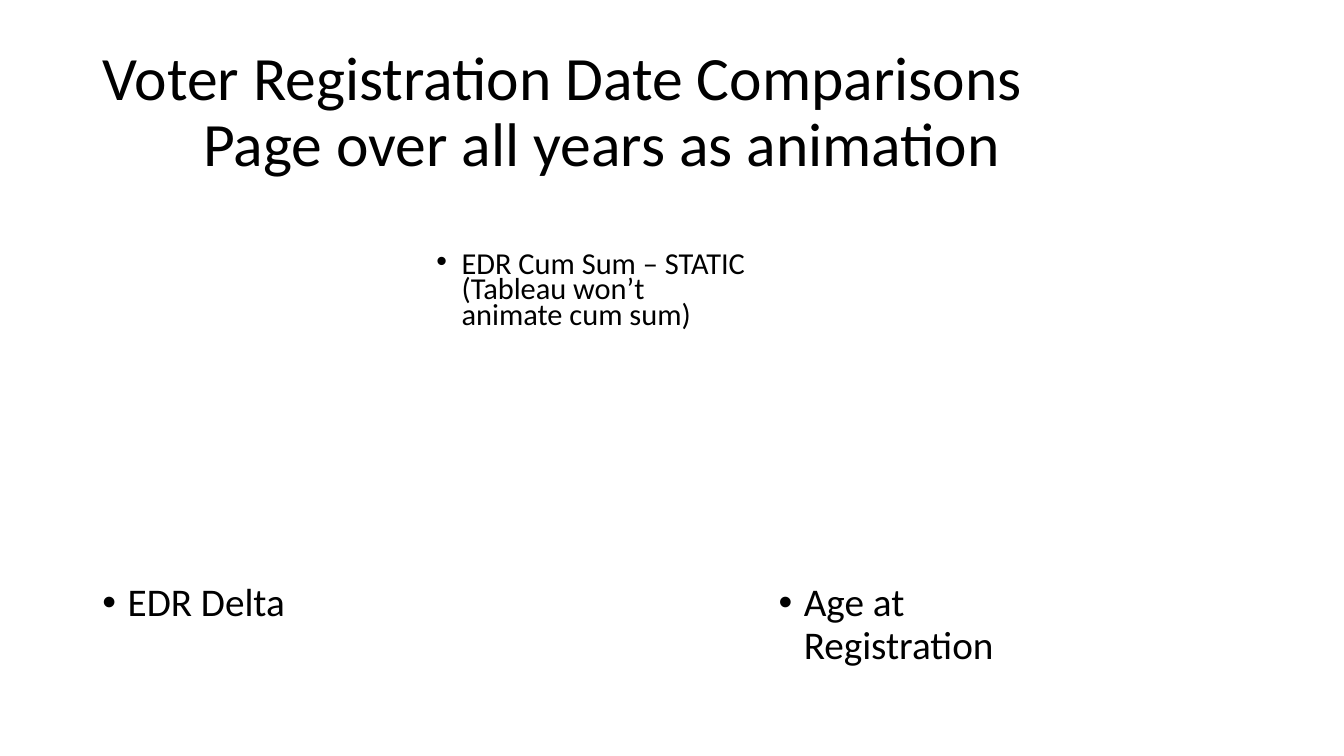
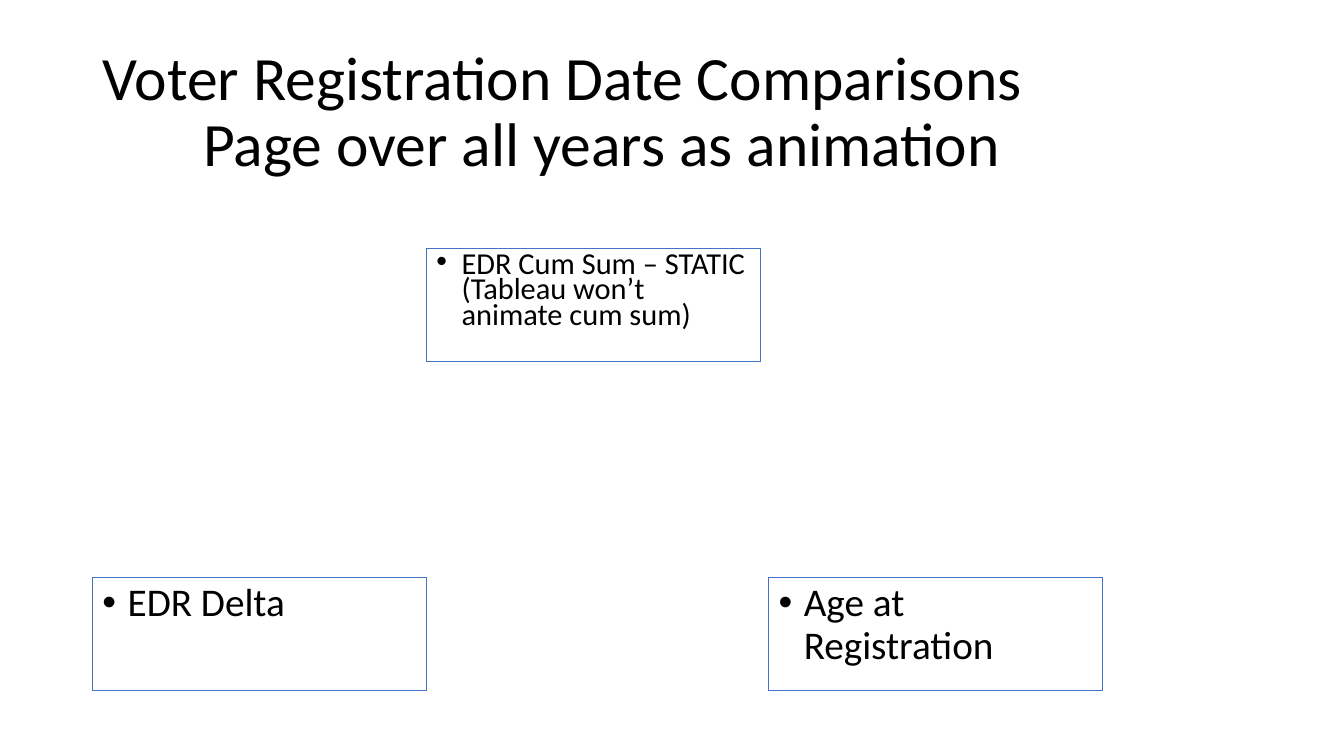
Before and after one commit to emigre459/TXVoterRolls, a slide deck: slide 3 of Viz_Storyboard.pptx. Drawn at 1344x756 pixels with LibreOffice and Linux fonts; fonts in the diff are those of the drawing. Boxes give left, top, right and bottom in pixels: in the first picture for what was removed or moved away, otherwise in the second. Text is boxed around its words. In the diff, an @@ line names an element or a change of style, - is before the commit and + after.

Commit message:
design: Create pre-feedback Tableau story and document design choices

```diff
--- a/Viz_Storyboard.pptx
+++ b/Viz_Storyboard.pptx
@@ 2 rectangles, 1 text: place and size @@
-2 rectangles, 1 text at <box>128,254,994,666</box>
+2 rectangles, 1 text at <box>93,249,1102,691</box>
@@ outline none to #4472C4 0.75 pt in 3 elements at <box>93,578,426,691</box>, <box>426,249,760,362</box>, <box>768,578,1102,691</box> @@
```
Also in this commit, not shown: 4 other slides changed, 1 slide removed, 5 other files.
